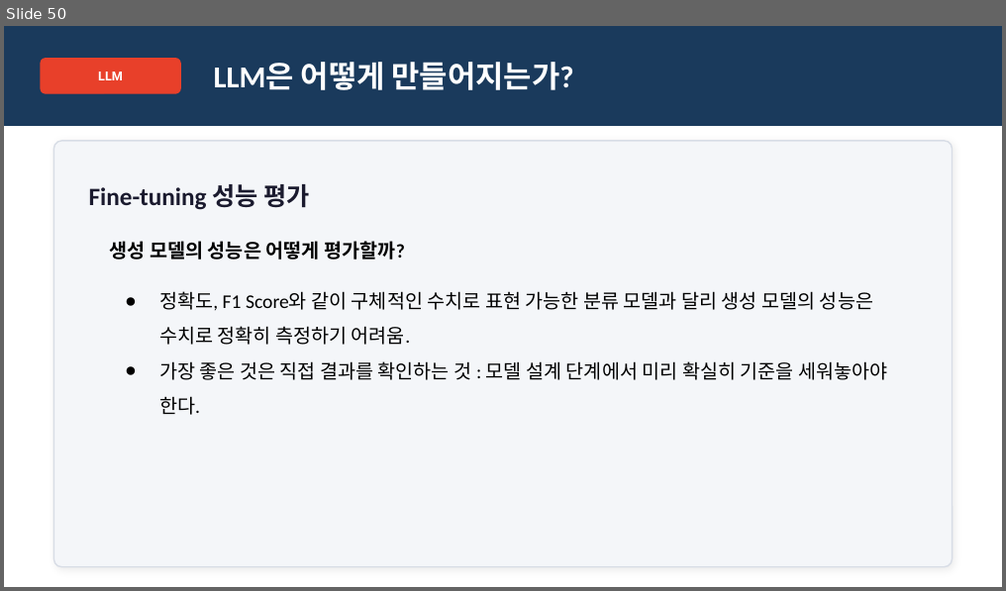
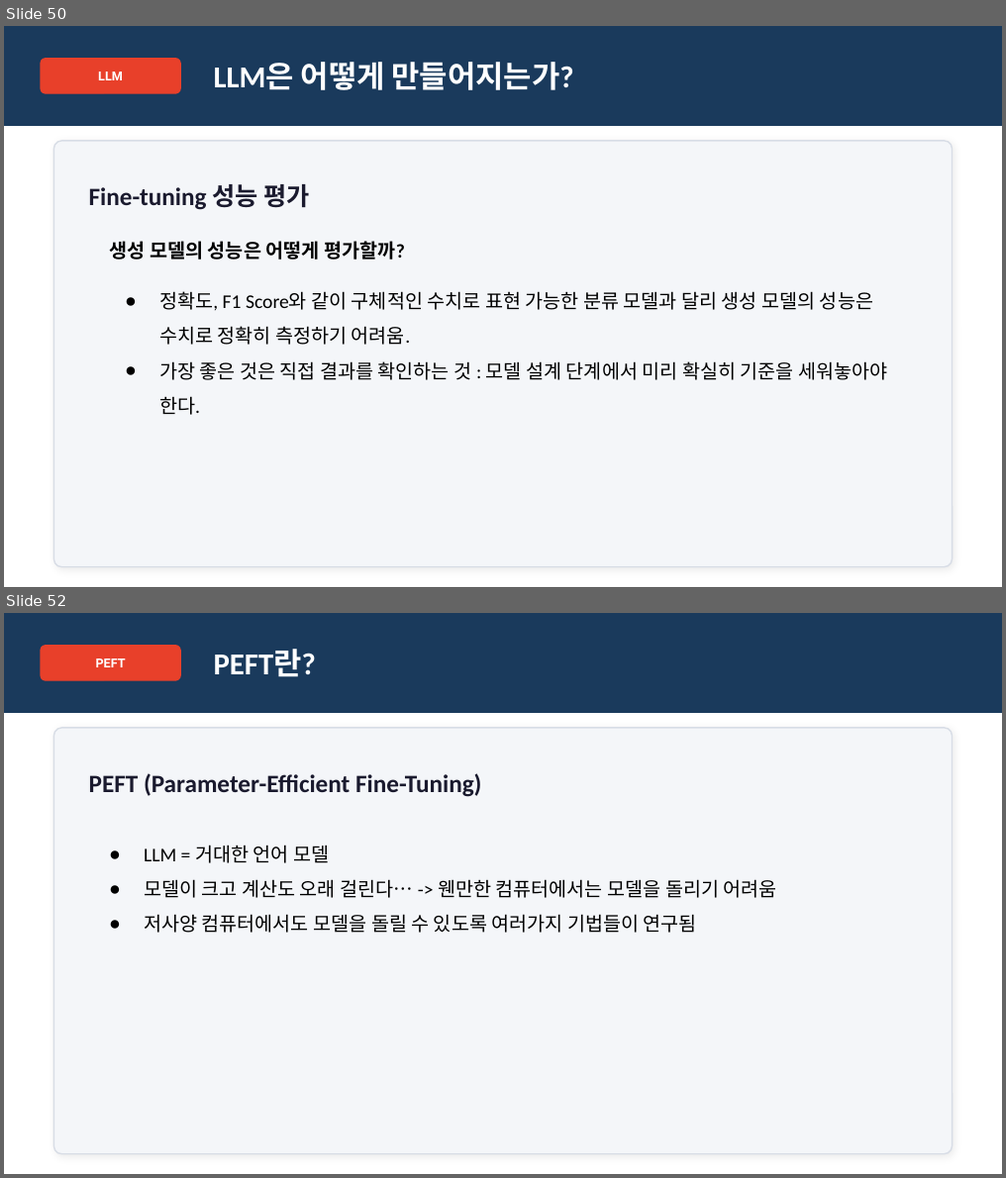
Before and after one commit to amyhong0/nvidia_ai_agent_engineer_course, a slide deck: LLM-fine-tuning-1.pptx. Shown one above the other, each under a label of ours: slide 50 before the commit, slides 50 and 52 after it; the slides between them are not shown. The pictures are 1006x591 and 1006x1178 pixels, drawn with LibreOffice and Linux fonts; fonts in the diff are those of the drawing. Boxes give left, top, right and bottom in pixels: in the first picture for what was removed or moved away, otherwise in the second. Text is boxed around its words. In the diff, an @@ line names an element or a change of style, - is before the commit and + after.

```diff
--- a/LLM-fine-tuning-1.pptx
+++ b/LLM-fine-tuning-1.pptx
@@ slide 52 added at (4, 613, 1002, 1174), background #FFFFFF @@
@@ rectangle added at (4, 613, 1002, 713), fill #1A3A5C, outline #1A3A5C 1 pt @@
@@ rounded rectangle added at (41, 645, 180, 680), fill #E8402A, outline #E8402A 1 pt @@
@@ text added at (96, 659, 126, 667), 9 pt, text #FFFFFF, bold @@
+PEFT
@@ text added at (214, 649, 316, 677), 22 pt, text #FFFFFF, bold @@
+PEFT란?
@@ rounded rectangle added at (54, 728, 952, 1154), fill #F4F6F9, outline #D8DDE6 1 pt @@
@@ text added at (89, 773, 481, 797), 18 pt, text #1A1A2E, bold @@
+PEFT (Parameter-Efficient Fine-Tuning)
@@ text added at (144, 845, 777, 933), 14 pt, text #000000 @@
+● LLM = 거대한 언어 모델
+● 모델이 크고 계산도 오래 걸린다… -> 웬만한 컴퓨터에서는 모델을 돌리기 어려움
+● 저사양 컴퓨터에서도 모델을 돌릴 수 있도록 여러가지 기법들이 연구됨
```
Also in this commit, not shown: 11 other slides added, 4 other files.
